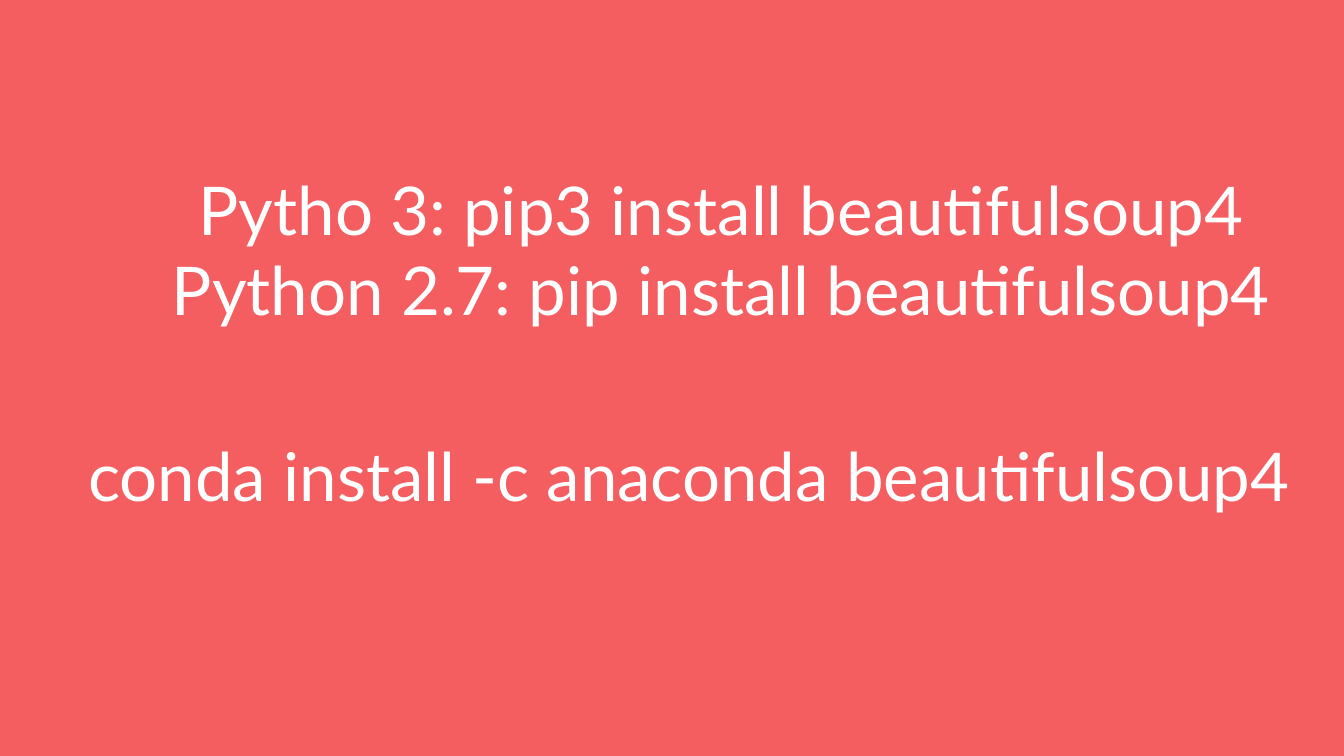
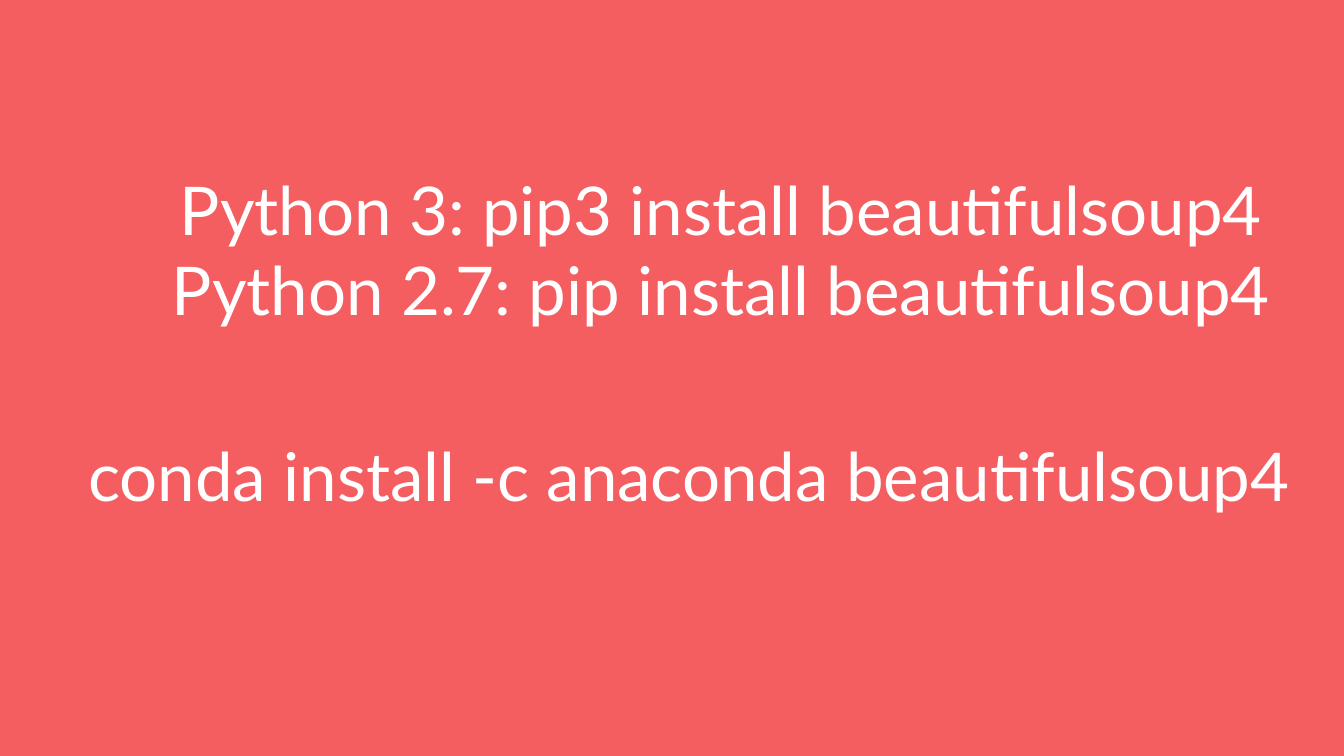
Before and after one commit to monipip3/wwcdc, a slide deck: slide 3 of webscraping/WWCDC_Beautiful Soup.pptx. Drawn at 1344x756 pixels with LibreOffice and Linux fonts; fonts in the diff are those of the drawing. Boxes give left, top, right and bottom in pixels: in the first picture for what was removed or moved away, otherwise in the second. Text is boxed around its words. In the diff, an @@ line names an element or a change of style, - is before the commit and + after.

```diff
--- a/webscraping/WWCDC_Beautiful Soup.pptx
+++ b/webscraping/WWCDC_Beautiful Soup.pptx
@@ title at (x1=180, y1=185, x2=1262, y2=247): text changed @@
-Pytho 3: pip3 install beautifulsoup4
+Python 3: pip3 install beautifulsoup4
```
Also in this commit, not shown: 1 slide added, 1 slide removed.
